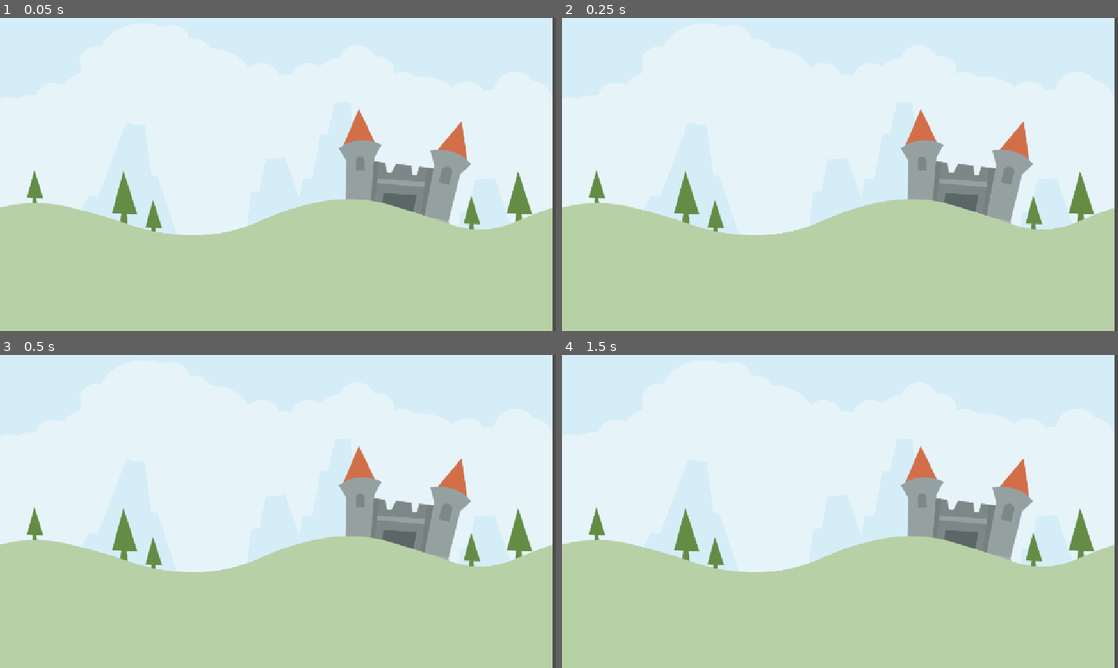
Above: before the commit, frames 1-4 (two rows, left to right).
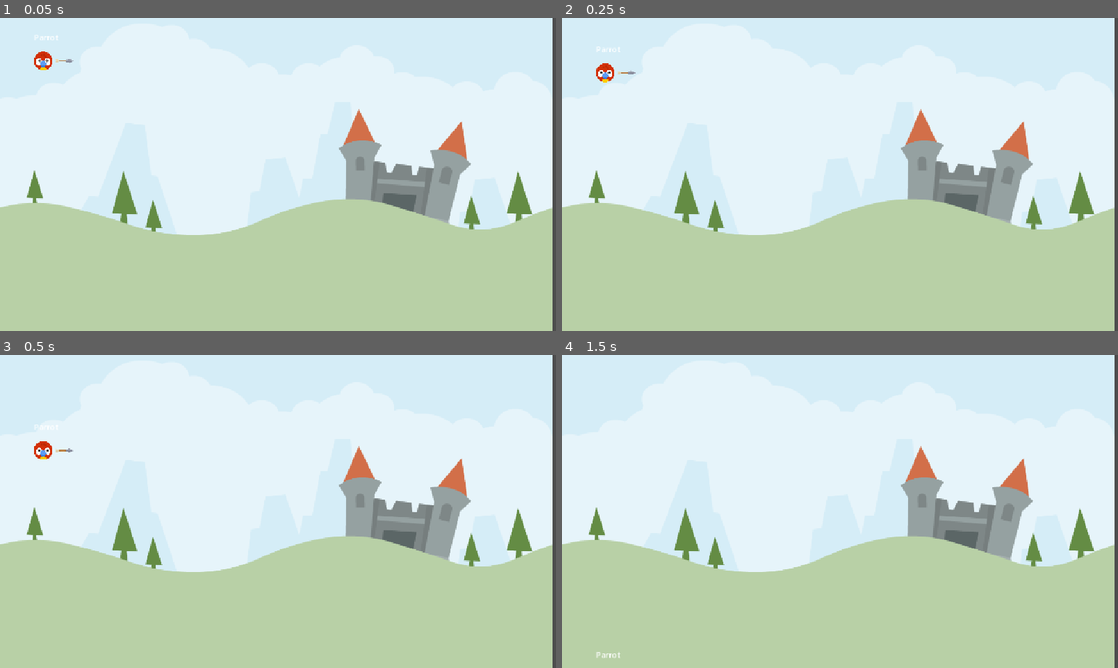
Above: after the commit, the same moments.

Repository: skye241/angry-animals
Game: Godot game, scene res://scenes/level_base/level_base.tscn
The game is run twice, just before and just after one commit, with the same random seed, the same clock (stepped at 60 frames per second) and the same inputs. The project has no main scene, so this scene is started directly.
Inputs (mouse positions are in pixels of both pictures, inside the frame that each line leads up to):
- Up to frame 1 (0.05 s): no input
- Up to frame 2 (0.25 s): no input
- Up to frame 3 (0.5 s): no input
- Up to frame 4 (1.5 s): move the mouse to (962, 495) at 0.52 s; click (962, 495) at 0.67 s; move the mouse to (728, 527) at 1.27 s; click (728, 527) at 1.42 s

The runs differ from the first frame. In frame 1, 0.2% of the frame differs, in the area x 6-14%, y 5-17%; in frame 2, 0.2%; in frame 3, 0.2%; in frame 4, less than 0.1%.

Commit message:
add animal scene

Diff:
--- /dev/null
+++ b/scenes/animal/animal.gd
@@ -0,0 +1,19 @@
+extends RigidBody2D
+
+
+# Called when the node enters the scene tree for the first time.
+#func _ready() -> void:
+	#pass # Replace with function body.
+
+
+# Called every frame. 'delta' is the elapsed time since the previous frame.
+#func _process(delta: float) -> void:
+	#pass
+#
+#
+func _on_input_event(viewport: Node, event: InputEvent, shape_idx: int) -> void:
+	pass # Replace with function body.
+
+
+func _on_screen_exited() -> void:
+	pass # Replace with function body.
--- /dev/null
+++ b/scenes/animal/animal.tscn
@@ -0,0 +1,55 @@
+[gd_scene load_steps=9 format=3 uid="uid://b6cl37ix8p0wf"]
+
+[ext_resource type="Script" uid="uid://mke262v8qg6o" path="res://scenes/animal/animal.gd" id="1_4tqkp"]
+[ext_resource type="Texture2D" uid="uid://u1em4h1v4n3" path="res://assets/player/parrot.png" id="1_428fe"]
+[ext_resource type="Texture2D" uid="uid://b0qrm2pmgsq1f" path="res://assets/items/arrow.png" id="2_ee5m6"]
+[ext_resource type="AudioStream" uid="uid://dnsbkqt7gjfwm" path="res://assets/audio/stretch2.ogg" id="3_lwbc0"]
+[ext_resource type="AudioStream" uid="uid://dxfvoo8d06332" path="res://assets/audio/catapult.ogg" id="4_4tqkp"]
+[ext_resource type="AudioStream" uid="uid://nh1ajucai64i" path="res://assets/audio/kick_wood.ogg" id="5_ic6m2"]
+
+[sub_resource type="PhysicsMaterial" id="PhysicsMaterial_4tqkp"]
+bounce = 0.2
+
+[sub_resource type="CircleShape2D" id="CircleShape2D_jp7rm"]
+radius = 19.4165
+
+[node name="Animal" type="RigidBody2D"]
+input_pickable = true
+physics_material_override = SubResource("PhysicsMaterial_4tqkp")
+freeze_mode = 1
+contact_monitor = true
+max_contacts_reported = 1
+script = ExtResource("1_4tqkp")
+
+[node name="Sprite2D" type="Sprite2D" parent="."]
+scale = Vector2(0.15, 0.15)
+texture = ExtResource("1_428fe")
+
+[node name="CollisionShape2D" type="CollisionShape2D" parent="."]
+shape = SubResource("CircleShape2D_jp7rm")
+
+[node name="Label" type="Label" parent="."]
+offset_left = -19.0
+offset_top = -60.0
+offset_right = 21.0
+offset_bottom = -37.0
+text = "Parrot"
+
+[node name="Arrow" type="Sprite2D" parent="."]
+scale = Vector2(0.3, 0.3)
+texture = ExtResource("2_ee5m6")
+offset = Vector2(140, 0)
+
+[node name="StretchSound" type="AudioStreamPlayer2D" parent="."]
+stream = ExtResource("3_lwbc0")
+
+[node name="LaunchSound" type="AudioStreamPlayer2D" parent="."]
+stream = ExtResource("4_4tqkp")
+
+[node name="KickSound" type="AudioStreamPlayer2D" parent="."]
+stream = ExtResource("5_ic6m2")
+
+[node name="VisibleOnScreenEnabler2D" type="VisibleOnScreenEnabler2D" parent="."]
+
+[connection signal="input_event" from="." to="." method="_on_input_event"]
+[connection signal="screen_exited" from="VisibleOnScreenEnabler2D" to="." method="_on_screen_exited"]
--- a/scenes/level_base/level_base.tscn
+++ b/scenes/level_base/level_base.tscn
@@ -1,6 +1,7 @@
-[gd_scene load_steps=2 format=3 uid="uid://bnru2hilcnpvm"]
+[gd_scene load_steps=3 format=3 uid="uid://bnru2hilcnpvm"]
 
 [ext_resource type="Texture2D" uid="uid://bqi5drjklqnu7" path="res://assets/scene/colored_castle.png" id="1_myc1q"]
+[ext_resource type="PackedScene" uid="uid://b6cl37ix8p0wf" path="res://scenes/animal/animal.tscn" id="2_u6jkd"]
 
 [node name="LevelBase" type="Node2D"]
 
@@ -8,3 +9,6 @@
 position = Vector2(571, 261)
 scale = Vector2(1.11719, 1.06488)
 texture = ExtResource("1_myc1q")
+
+[node name="Animal" parent="." instance=ExtResource("2_u6jkd")]
+position = Vector2(89, 88)
Not shown, added: scenes/animal/animal.gd.uid
